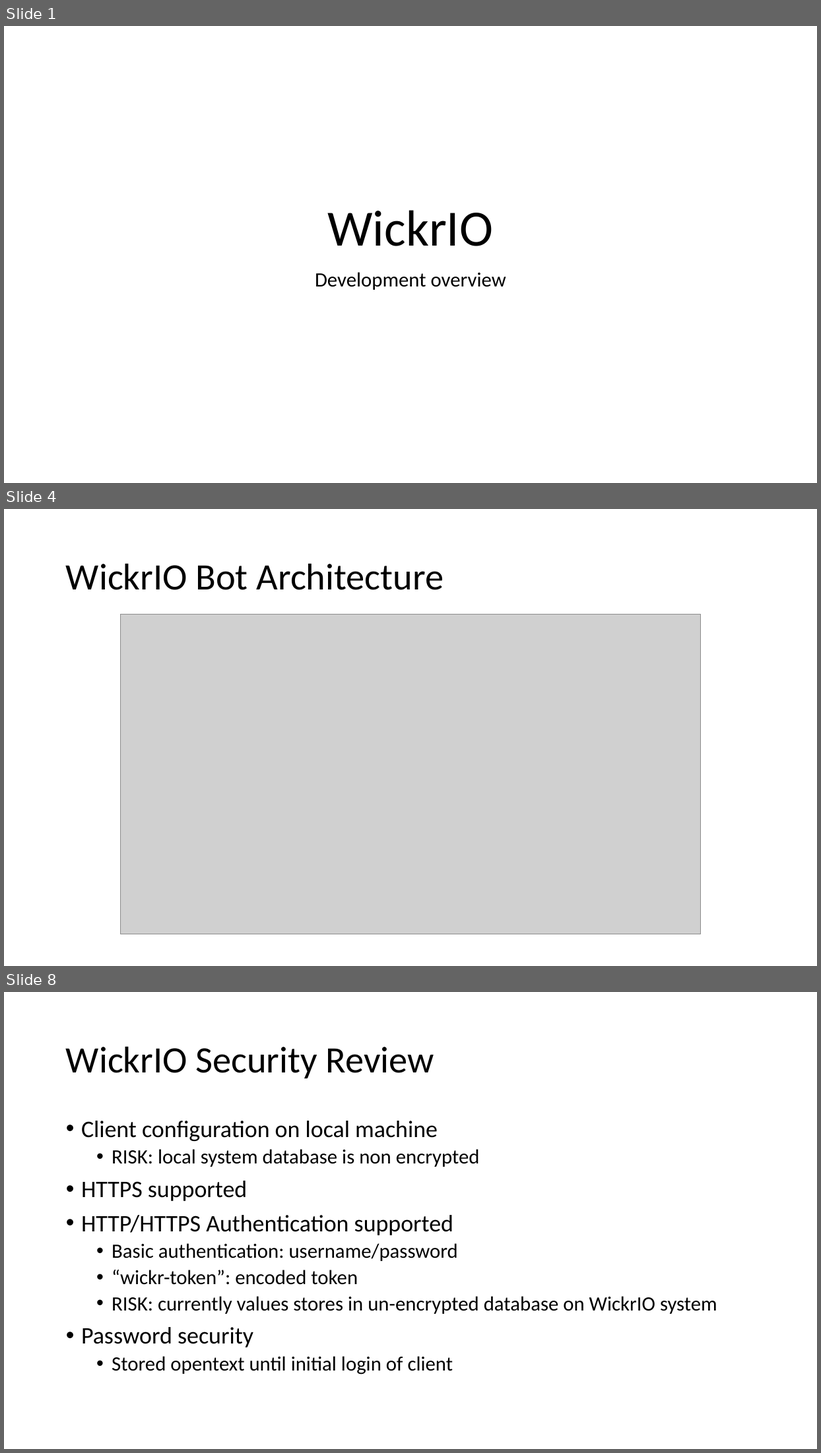
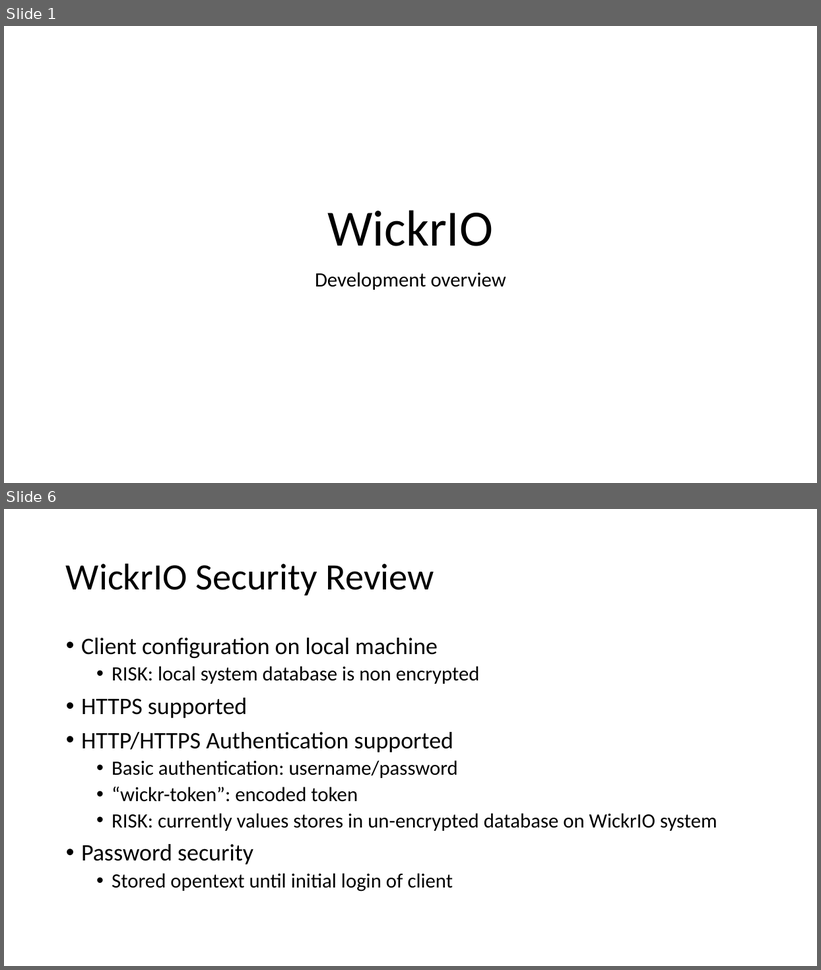
Before and after one commit to WickrInc/wickrio_addon, a slide deck: docs/design/WickrIO_DevelopmentOverview.pptx. Shown one above the other, each under a label of ours: slides 1, 4 and 8 before the commit, slides 1 and 6 after it; the slides between them are not shown. The pictures are 821x1453 and 821x970 pixels, drawn with LibreOffice and Linux fonts; fonts in the diff are those of the drawing; grey boxes stand for pictures. Boxes give left, top, right and bottom in pixels: in the first picture for what was removed or moved away, otherwise in the second. Text is boxed around its words. In the diff, an @@ line names an element or a change of style, - is before the commit and + after.

```diff
--- a/docs/design/WickrIO_DevelopmentOverview.pptx
+++ b/docs/design/WickrIO_DevelopmentOverview.pptx
@@ slide 4 removed at (x1=4, y1=509, x2=817, y2=966), background #FFFFFF @@
@@ title removed at (x1=66, y1=563, x2=444, y2=590) @@
-WickrIO Bot Architecture
@@ picture removed at (x1=121, y1=614, x2=700, y2=934) @@
@@ what was slide 8 is now slide 6 @@
```
Also in this commit, not shown: 2 slides changed, 2 slides added, 3 other slides removed.
